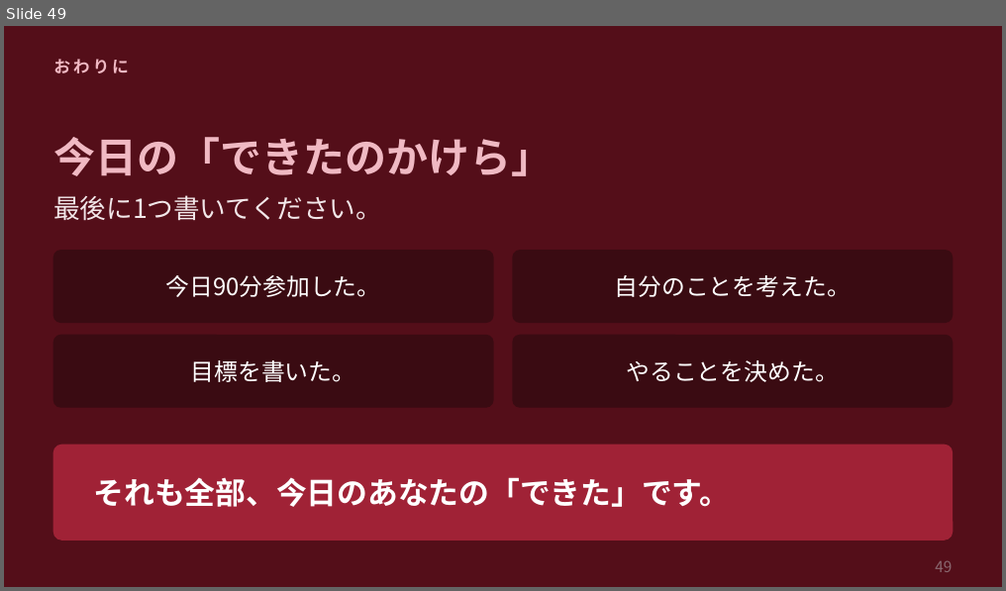
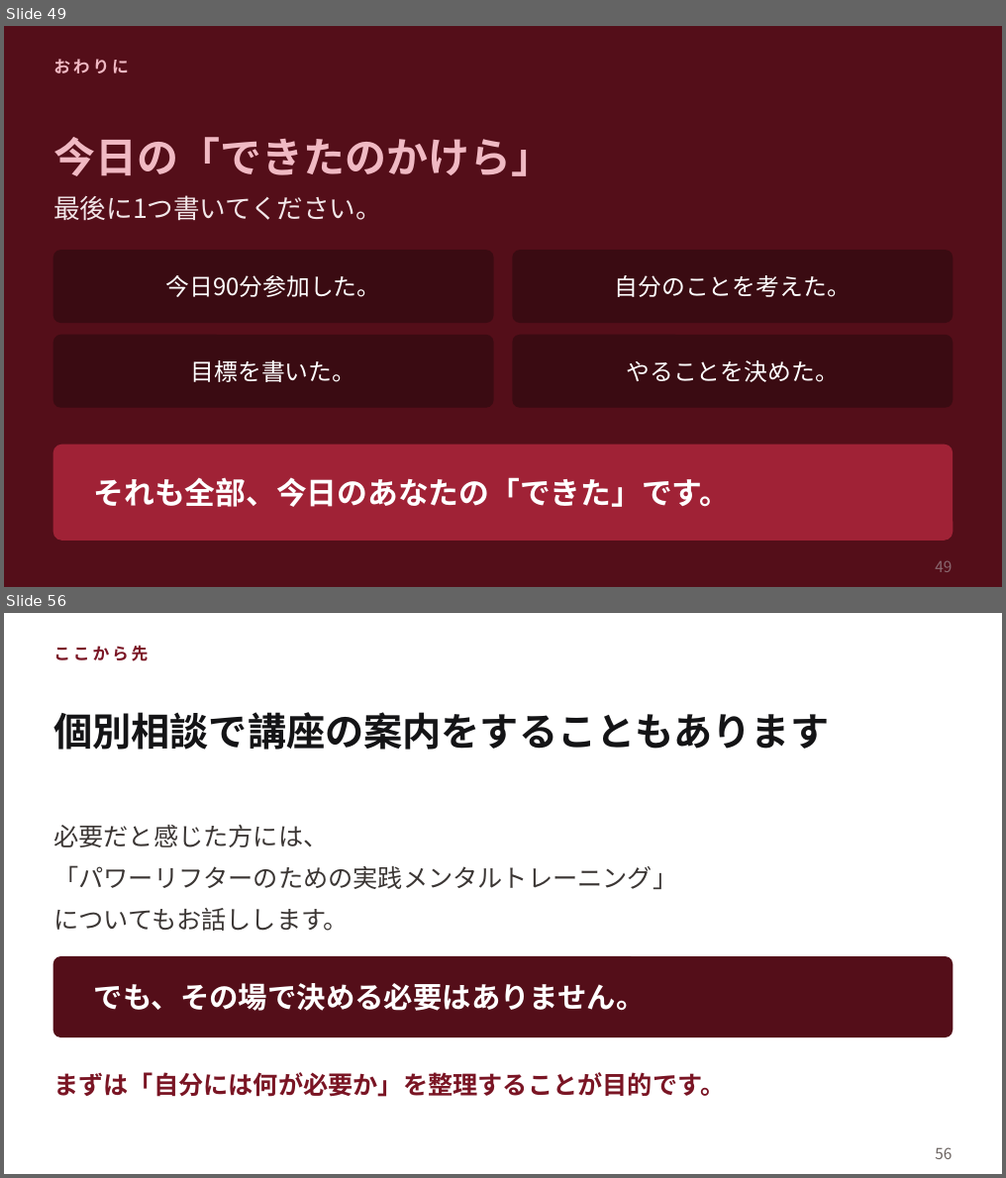
Before and after one commit to shiori0823/shiorin-trainer, a slide deck: seminar/seminar-dekita.pptx. Shown one above the other, each under a label of ours: slide 49 before the commit, slides 49 and 56 after it; the slides between them are not shown. The pictures are 1006x591 and 1006x1178 pixels, drawn with LibreOffice and Linux fonts; fonts in the diff are those of the drawing. Boxes give left, top, right and bottom in pixels: in the first picture for what was removed or moved away, otherwise in the second. Text is boxed around its words. In the diff, an @@ line names an element or a change of style, - is before the commit and + after.

```diff
--- a/seminar/seminar-dekita.pptx
+++ b/seminar/seminar-dekita.pptx
@@ slide 56 added at (x1=4, y1=613, x2=1002, y2=1174), background #FFFFFF @@
@@ text added at (x1=54, y1=645, x2=148, y2=662), 12 pt, text #7A1524, bold @@
+ここから先
@@ text added at (x1=54, y1=712, x2=829, y2=750), 28 pt, text #141416, bold @@
+個別相談で講座の案内をすることもあります
@@ text added at (x1=54, y1=825, x2=677, y2=931), 18 pt, text #3B3634 @@
+必要だと感じた方には、
+「パワーリフターのための実践メンタルトレーニング」
+についてもお話しします。
@@ rounded rectangle added at (x1=54, y1=958, x2=952, y2=1037), fill #540E19, outline #540E19 1 pt @@
@@ text added at (x1=94, y1=983, x2=646, y2=1011), 21 pt, text #FFFFFF, bold @@
+でも、その場で決める必要はありません。
@@ text added at (x1=54, y1=1072, x2=725, y2=1097), 18 pt, text #7A1524, bold @@
+まずは「自分には何が必要か」を整理することが目的です。
@@ text added at (x1=935, y1=1148, x2=951, y2=1159), 11 pt, text #6B6360 @@
+56
```
Also in this commit, not shown: 8 other slides added, 2 other files.
